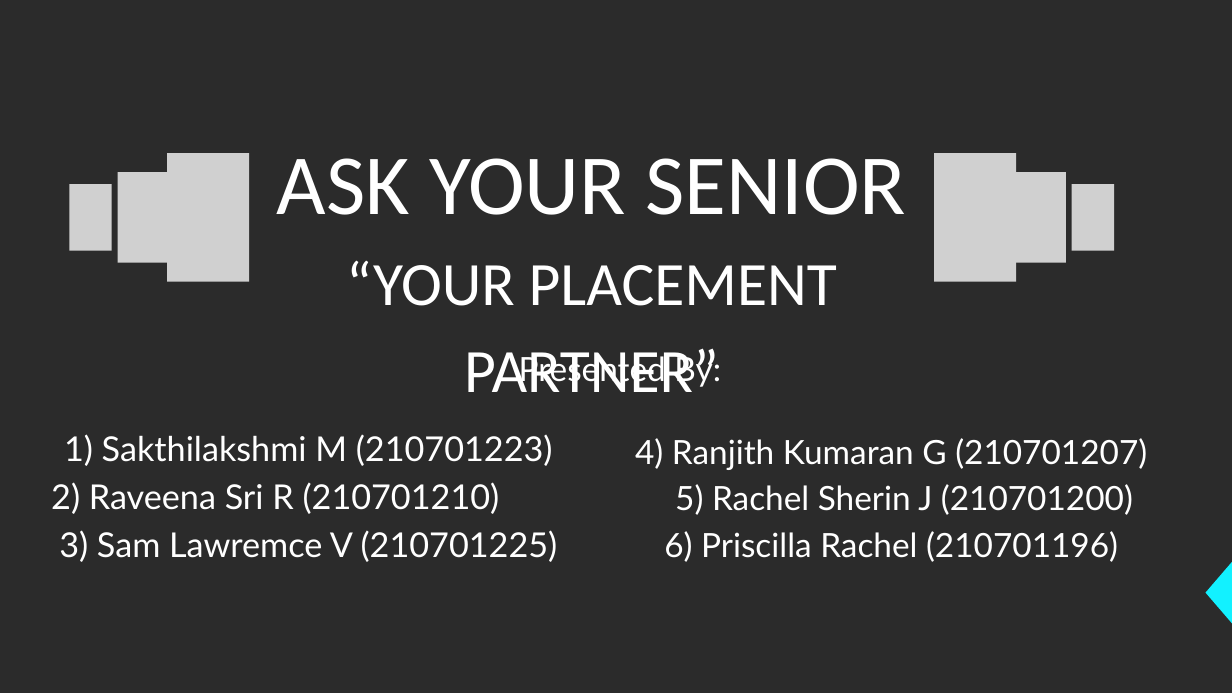
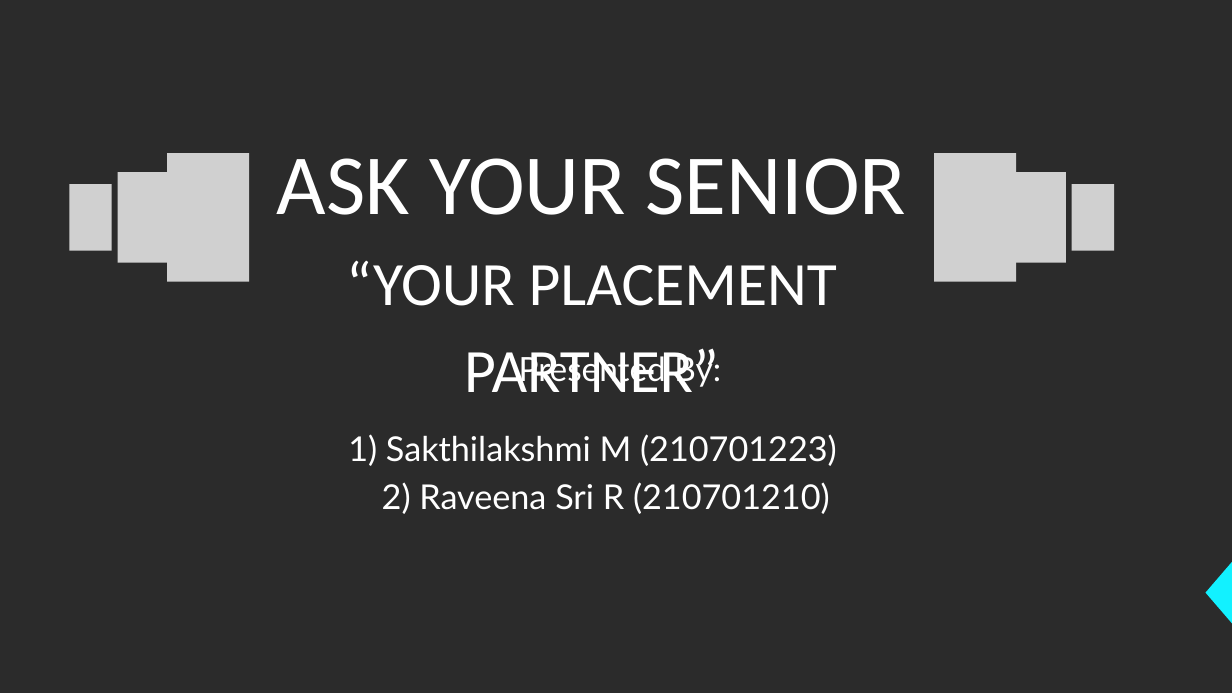
Before and after one commit to Sakthilakshmi-M/210701223-CS19643-FOML-Lab, a slide deck: slide 1 of MINI_PROJECT/ppt/ASK YOUR SENIOR_PPT.pptx. Drawn at 1232x693 pixels with LibreOffice and Linux fonts; fonts in the diff are those of the drawing; grey boxes stand for pictures; background and template pictures are left out; a plain dark background stands for a picture behind light text. Boxes give left, top, right and bottom in pixels: in the first picture for what was removed or moved away, otherwise in the second. Text is boxed around its words. In the diff, an @@ line names an element or a change of style, - is before the commit and + after.

```diff
--- a/MINI_PROJECT/ppt/ASK YOUR SENIOR_PPT.pptx
+++ b/MINI_PROJECT/ppt/ASK YOUR SENIOR_PPT.pptx
@@ text removed at (x1=635, y1=438, x2=1147, y2=562) @@
-4) Ranjith Kumaran G (210701207)
-5) Rachel Sherin J (210701200)
-6) Priscilla Rachel (210701196)
@@ text at (x1=382, y1=482, x2=830, y2=514): alignment left to centre @@
@@ text at (x1=59, y1=530, x2=558, y2=562): paragraph removed @@
-3) Sam Lawremce V (210701225)
```
Also in this commit, not shown: 5 other files.
